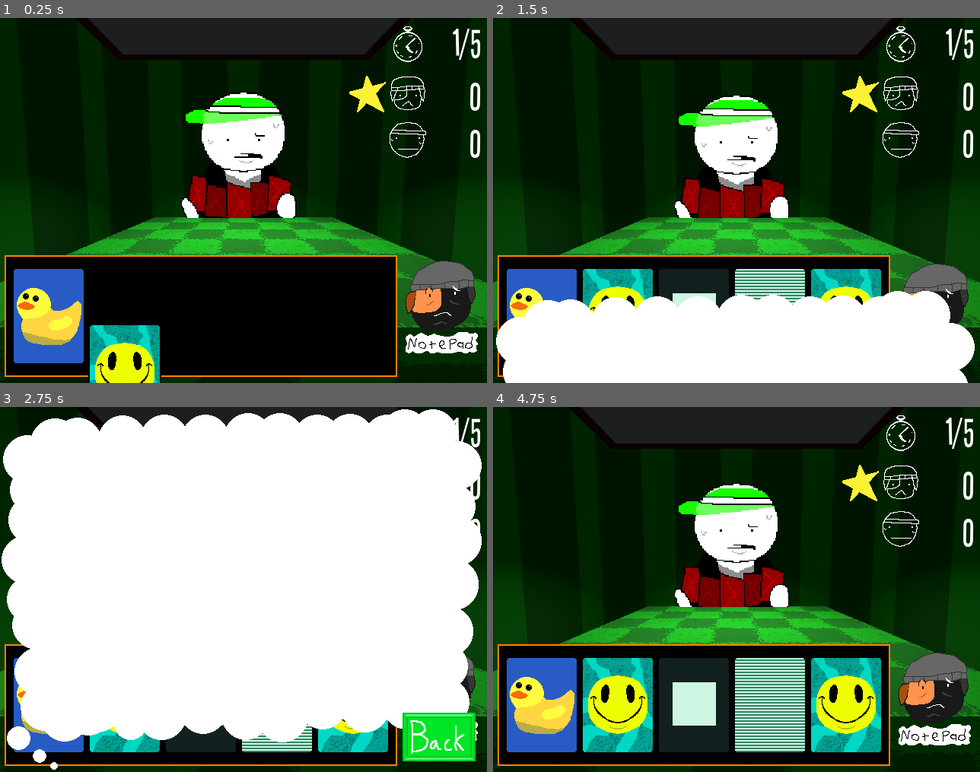
Above: before the commit, frames 1-4 (two rows, left to right).
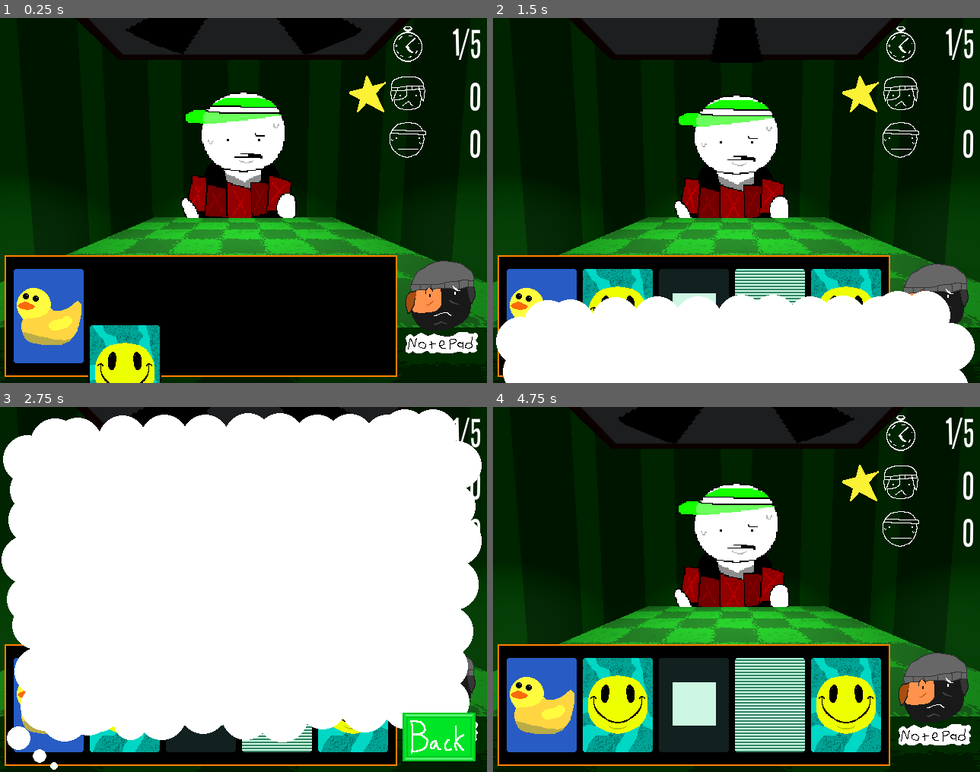
Above: after the commit, the same moments.

Repository: willslyman/kat-kards
Game: Godot game, scene res://scenes/main.tscn
Same seed, same stepped clock (60 frames per second), same inputs: the game is played once before the commit and once after it.
Inputs (mouse positions are in pixels of both pictures, inside the frame that each line leads up to):
- Up to frame 1 (0.25 s): no input
- Up to frame 2 (1.5 s): click (936, 306) at 0.5 s; click (931, 346) at 1.25 s
- Up to frame 3 (2.75 s): click (443, 699) at 2 s
- Up to frame 4 (4.75 s): click (931, 735) at 2.75 s; click (936, 695) at 3.5 s; click (931, 735) at 4.25 s

The runs differ from the first frame. In frame 1, 2.1% of the frame differs, in the area x 25-75%, y 0-10%; in frame 2, 0.9%; in frame 3, 0.8%; in frame 4, 2.1%.

Commit message:
added fan

Diff:
--- a/scenes/main.tscn
+++ b/scenes/main.tscn
@@ -13,6 +13,7 @@
 [ext_resource type="Texture2D" uid="uid://sybnn00sm1gd" path="res://textures/tournament_ui.png" id="10_choun"]
 [ext_resource type="Texture2D" uid="uid://bfpm2xjyh0sui" path="res://textures/tournament_icons/opp2.png" id="11_eb6dy"]
 [ext_resource type="Texture2D" uid="uid://cnlal2h28a70r" path="res://textures/tournament_icons/opp3.png" id="12_trceg"]
+[ext_resource type="Texture2D" uid="uid://s1k6ktrfeeka" path="res://textures/fan.png" id="14_a8y0u"]
 
 [sub_resource type="Animation" id="Animation_tipki"]
 length = 0.001
@@ -146,6 +147,43 @@
 &"bob": SubResource("Animation_85g3d")
 }
 
+[sub_resource type="Animation" id="Animation_a8y0u"]
+resource_name = "fan"
+loop_mode = 1
+tracks/0/type = "value"
+tracks/0/imported = false
+tracks/0/enabled = true
+tracks/0/path = NodePath(".:rotation")
+tracks/0/interp = 1
+tracks/0/loop_wrap = true
+tracks/0/keys = {
+"times": PackedFloat32Array(0, 1),
+"transitions": PackedFloat32Array(1, 1),
+"update": 0,
+"values": [Vector3(1.5707964, 0, 0), Vector3(1.5707964, 3.1415927, 0)]
+}
+
+[sub_resource type="Animation" id="Animation_jkv2x"]
+length = 0.001
+tracks/0/type = "value"
+tracks/0/imported = false
+tracks/0/enabled = true
+tracks/0/path = NodePath(".:rotation")
+tracks/0/interp = 1
+tracks/0/loop_wrap = true
+tracks/0/keys = {
+"times": PackedFloat32Array(0),
+"transitions": PackedFloat32Array(1),
+"update": 0,
+"values": [Vector3(1.5707964, 0, 0)]
+}
+
+[sub_resource type="AnimationLibrary" id="AnimationLibrary_jkv2x"]
+_data = {
+&"RESET": SubResource("Animation_jkv2x"),
+&"fan": SubResource("Animation_a8y0u")
+}
+
 [sub_resource type="Animation" id="Animation_eb6dy"]
 length = 0.001
 tracks/0/type = "value"
@@ -370,6 +408,18 @@
 light_energy = 5.0
 spot_range = 5.4888763
 spot_angle = 47.702393
+
+[node name="Fan" type="Sprite3D" parent="."]
+transform = Transform3D(3, 0, 0, 0, -1.3113416e-07, -3, 0, 3, -1.3113416e-07, 0, 3.1642098, 0)
+alpha_cut = 1
+texture_filter = 0
+texture = ExtResource("14_a8y0u")
+
+[node name="AnimationPlayer" type="AnimationPlayer" parent="Fan"]
+libraries = {
+&"": SubResource("AnimationLibrary_jkv2x")
+}
+autoplay = "fan"
 
 [node name="Tournament" type="Control" parent="."]
 layout_mode = 3
Not shown: 1 places in scenes/main.tscn that only renumber resources
Binary file added: textures/fan.png
Not shown, added: textures/fan.png.import
